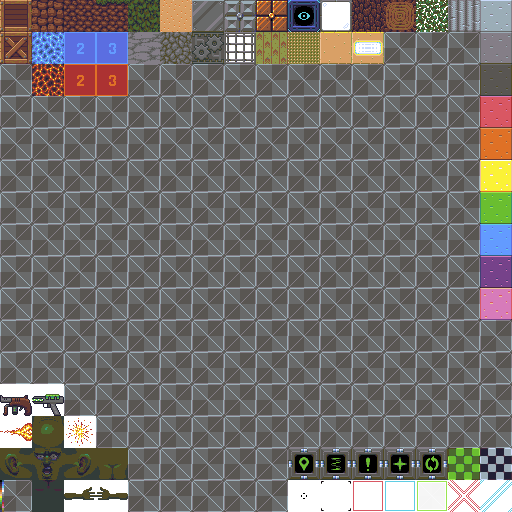
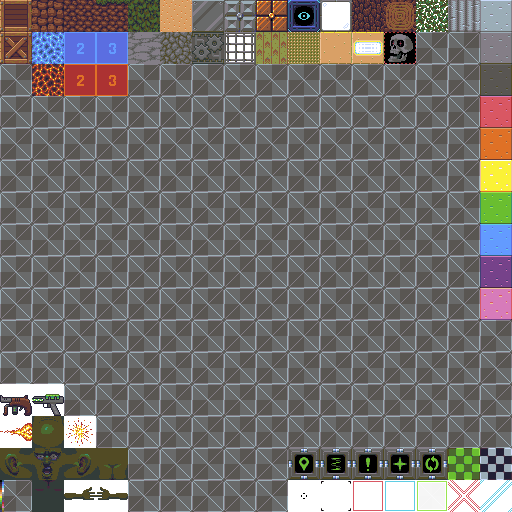
Before/after of a w=512, h=512 layered artwork. What changed in the layer stack:
added layer "Death" in group "Blocks" over [384, 32, 416, 64]
